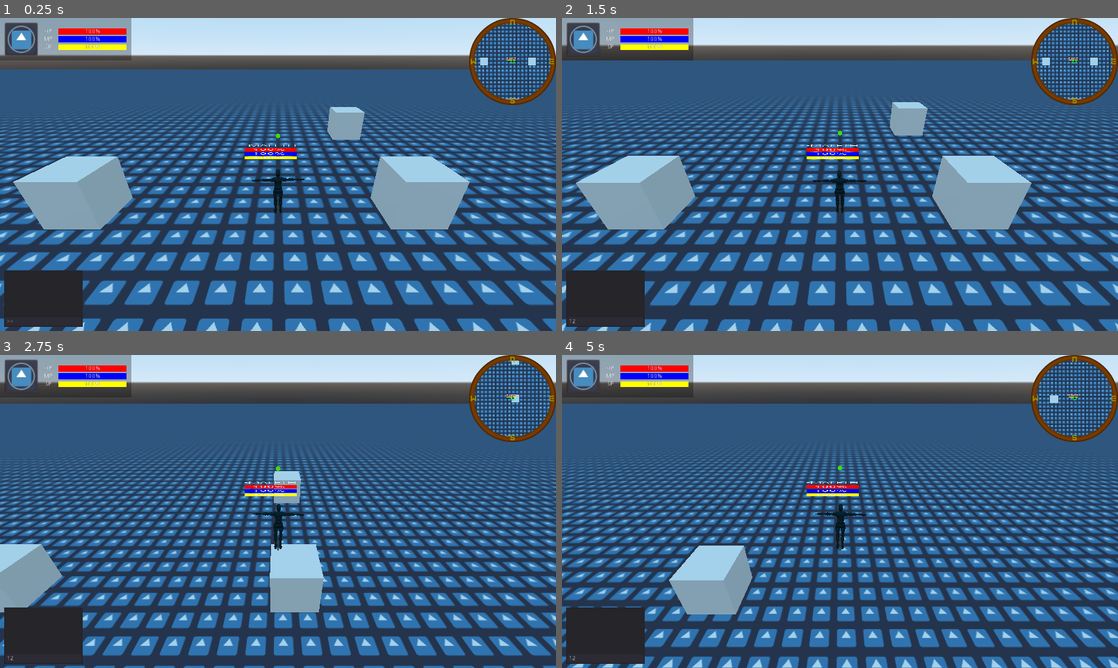
Above: before the commit, frames 1-4 (two rows, left to right).
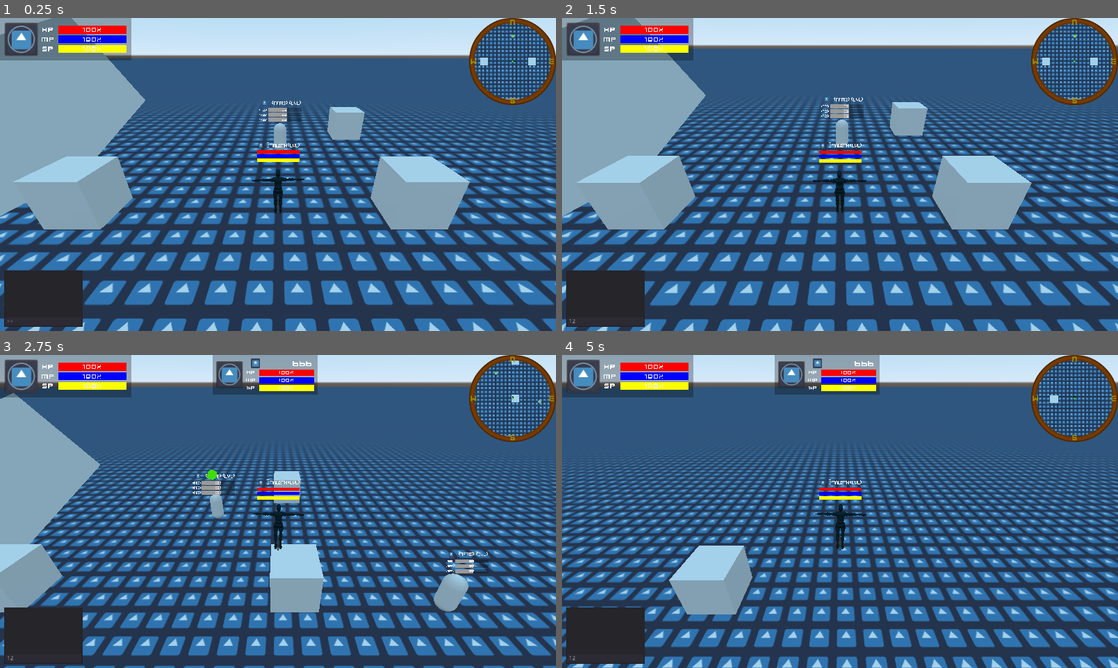
Above: after the commit, the same moments.

Repository: Emaleth/Aether_client
Game: Godot game, scene res://src/world/World.tscn
Same seed, same stepped clock (60 frames per second), same inputs: the game is played once before the commit and once after it. The engine's default icon, where the game draws it, is replaced by a stand-in: a white triangle on a blue panel in a dark square.
Inputs (mouse positions are in pixels of both pictures, inside the frame that each line leads up to):
- Up to frame 1 (0.25 s): no input
- Up to frame 2 (1.5 s): click (606, 321) at 0.52 s; type "12" at 0.6 s; click (584, 39) at 1.25 s
- Up to frame 3 (2.75 s): tap Enter at 2 s; move the mouse to (400, 495) at 2.02 s; hold D (move_right) from 2.03 s (still down); hold Middle mouse button (pan) from 2.03 s (still down); click (400, 495) at 2.17 s; tap Space (jump) at 2.27 s; tap Tab (next_target, bound only after the commit) at 2.3 s
- Up to frame 4 (5 s): move the mouse to (812, 511) at 2.77 s; release D (move_right) at 2.78 s; release Middle mouse button (pan) at 2.78 s; hold W (move_forward) 2.78-3.53 s; tap Tab (next_target, bound only after the commit) at 2.85, 3.8 s; tap Space (jump) at 3.02, 4.52 s; tap Middle mouse button (pan) at 3.05, 4.55 s; move the mouse to (895, 442) at 3.52 s; hold D (move_right) 3.53-4.28 s; hold Middle mouse button (pan) 3.53-4.28 s; move the mouse to (834, 517) at 4.27 s; hold W (move_forward) from 4.28 s (still down); right-click (834, 517) at 4.35 s; click (834, 517) at 4.42 s

The runs differ from the first frame. In frame 1, 12% of the frame differs, in the area x 0-100%, y 0-67%; in frame 2, 12%; in frame 3, 14%, in the area x 0-100%, y 0-82%; in frame 4, 7.1%.

Commit message:
tab targeting

Diff:
--- /dev/null
+++ b/assets/fonts/ContentUI.tres
@@ -0,0 +1,6 @@
+[gd_resource type="DynamicFont" load_steps=2 format=2]
+
+[ext_resource path="res://assets/fonts/Kenney Future.ttf" type="DynamicFontData" id=1]
+
+[resource]
+font_data = ExtResource( 1 )
--- /dev/null
+++ b/assets/fonts/TitleUI.tres
@@ -0,0 +1,6 @@
+[gd_resource type="DynamicFont" load_steps=2 format=2]
+
+[ext_resource path="res://assets/fonts/Kenney Space.ttf" type="DynamicFontData" id=1]
+
+[resource]
+font_data = ExtResource( 1 )
--- a/project.godot
+++ b/project.godot
@@ -154,6 +154,11 @@
 "events": [ Object(InputEventMouseButton,"resource_local_to_scene":false,"resource_name":"","device":0,"alt":false,"shi …(212 unchanged characters)…
  ]
 }
+next_target={
+"deadzone": 0.5,
+"events": [ Object(InputEventKey,"resource_local_to_scene":false,"resource_name":"","device":0,"alt":false,"shift":false,"control":false,"meta":false,"command":false,"pressed":false,"scancode":16777218,"unicode":0,"echo":false,"script":null)
+ ]
+}
 
 [locale]
 
--- a/src/actors/Actor.gd
+++ b/src/actors/Actor.gd
@@ -2,6 +2,7 @@
 
 enum STATE {IDLE, RUN, JUMP, FALL, DIE}
 
+var target_list = []
 var statistics : Dictionary = {
 	"name" : "",
 	"race" : "",
@@ -87,8 +88,8 @@
 var jumping = false
 var falling = false
 var rot_direction : int
-var gui : CanvasLayer
 var turn_speed : float = 3.0
+var target = null
 
 onready var gravity = ProjectSettings.get("physics/3d/default_gravity")
 onready var anim_player : AnimationPlayer
@@ -170,6 +171,9 @@
 	model = model.instance()
 	add_child(model)
 	model.rotate_y(deg2rad(180))
+	for i in model.get_children():
+		if i is MeshInstance:
+			hide_from_minimap_camera(i)
 	# CREATE BONE ATTACHMENT NODES
 	for i in equipment:
 		for s in equipment.get(i).bone:
@@ -195,5 +199,30 @@
 
 func equip_item(item) -> void:
 	equipment.mainhand.slot.add_child(item)
-	item.rotate_x(deg2rad(-90))
-	item.rotate_y(deg2rad(180))
+	item.rotate_x(deg2rad(-90)) # DEBUG SWORD SPECIFIC, NOT NEEDED OTHERWISE
+	item.rotate_y(deg2rad(180)) # DEBUG SWORD SPECIFIC, NOT NEEDED OTHERWISE
+	for i in item.get_children():
+		if i is MeshInstance:
+			hide_from_minimap_camera(i)
+
+func hide_from_minimap_camera(mesh):
+	mesh.set_layer_mask_bit(0, false)
+	mesh.set_layer_mask_bit(2, true)
+
+func show_indicator(yay_or_nay : bool):
+	for i in $TargetIndicator.get_children():
+		if i is MeshInstance:
+			if yay_or_nay == true:
+				i.set_layer_mask_bit(2, true)
+				$TargetIndicator.bounce()
+			else:
+				i.set_layer_mask_bit(2, false)
+				$TargetIndicator.halt()
+
+
+func _on_AttackArea_body_entered(body: Node) -> void:
+	pass
+
+
+func _on_AttackArea_body_exited(body: Node) -> void:
+	pass
--- a/src/actors/Actor.tscn
+++ b/src/actors/Actor.tscn
@@ -1,7 +1,6 @@
-[gd_scene load_steps=7 format=2]
+[gd_scene load_steps=6 format=2]
 
 [ext_resource path="res://src/actors/Actor.gd" type="Script" id=1]
-[ext_resource path="res://src/gui/w_minimap/MiniMapIndicator.tscn" type="PackedScene" id=2]
 [ext_resource path="res://src/gui/hud/NameResHud.tscn" type="PackedScene" id=3]
 [ext_resource path="res://src/gui/TargetIndicator.tscn" type="PackedScene" id=4]
 
@@ -9,6 +8,7 @@
 radius = 0.4
 
 [sub_resource type="SphereShape" id=2]
+radius = 10.0
 
 [node name="Actor" type="KinematicBody"]
 script = ExtResource( 1 )
@@ -17,9 +17,6 @@
 transform = Transform( 1, 0, 0, 0, -1.62921e-07, -1, 0, 1, -1.62921e-07, 0, 0.9, 0 )
 mesh = SubResource( 1 )
 material/0 = null
-
-[node name="MiniMapIndicator" parent="." instance=ExtResource( 2 )]
-transform = Transform( 1, 0, 0, 0, -1.62921e-07, 1, 0, -1, -1.62921e-07, 0, 11, 0 )
 
 [node name="AttackRay" type="RayCast" parent="."]
 enabled = true
@@ -35,3 +32,5 @@
 [node name="NameResHud" parent="." instance=ExtResource( 3 )]
 
 [node name="TargetIndicator" parent="." instance=ExtResource( 4 )]
+[connection signal="body_entered" from="AttackArea" to="." method="_on_AttackArea_body_entered"]
+[connection signal="body_exited" from="AttackArea" to="." method="_on_AttackArea_body_exited"]
--- a/src/actors/player/Player.gd
+++ b/src/actors/player/Player.gd
@@ -30,8 +30,27 @@
 	if Input.is_action_just_pressed("jump") and is_on_floor():
 		jumping = true
 
+	if Input.is_action_just_pressed("next_target"):
+		get_next_target()
+
 func _unhandled_input(event: InputEvent) -> void:
 	if Input.is_action_pressed("secondary_action"):
 		if event is InputEventMouseMotion:
 			if abs(event.relative.x) > .1:
 				rotate_y(-event.relative.x * 0.005)
+
+func get_next_target():
+	target_list = []
+	for i in $AttackArea.get_overlapping_bodies():
+		if i != self:
+			if i is KinematicBody:
+				target_list.append(i)
+				print(i)
+	var new_target = target_list.pop_front()
+	if new_target:
+		if target:
+			target.show_indicator(false)
+			$GUI.get_target_info(target, false)
+		target = new_target
+		target.show_indicator(true)
+		$GUI.get_target_info(target, true)
--- a/src/actors/player/Player.tscn
+++ b/src/actors/player/Player.tscn
@@ -16,9 +16,6 @@
 
 [sub_resource type="SpatialMaterial" id=4]
 albedo_color = Color( 0.901961, 0.305882, 0.878431, 1 )
-
-[sub_resource type="ViewportTexture" id=5]
-viewport_path = NodePath("Viewport")
 
 [node name="Player" instance=ExtResource( 1 )]
 script = ExtResource( 2 )
@@ -43,6 +40,3 @@
 [node name="MiniMapCameraRT" type="RemoteTransform" parent="." index="4"]
 transform = Transform( 1, 0, 0, 0, -1.62921e-07, 1, 0, -1, -1.62921e-07, 0, 20, 0 )
 update_scale = false
-
-[node name="NameResHud" parent="." index="8"]
-texture = SubResource( 5 )
--- a/src/camera/CameraRig.tscn
+++ b/src/camera/CameraRig.tscn
@@ -6,5 +6,7 @@
 script = ExtResource( 1 )
 
 [node name="Camera" type="Camera" parent="."]
+cull_mask = 1048573
 current = true
 near = 0.01
+far = 1000.0
--- a/src/gui/GUI.gd
+++ b/src/gui/GUI.gd
@@ -23,3 +23,16 @@
 	$Progress.stamina_bar.conf(tr("00010"), resources.stamina.maximum, resources.stamina.current, Color(1, 1, 0, 1))
 
 	minimap_camera_remote_transform.remote_path = $MiniMap/MarginContainer/ViewportContainer/Viewport/MiniMapCamera.get_path()
+
+func get_target_info(target, yay_or_nay):
+	if yay_or_nay == false:
+		$TargetProgress.hide()
+	else:
+		$TargetProgress.name_label.text = target.statistics.name
+		$TargetProgress.lvl_label.text = "666"
+#		$TargetProgress.class_texture.texture = load("res://icon.png")
+		$TargetProgress.target_stuff.show()
+		$TargetProgress.health_bar.conf(tr("00006"), target.resources.health.maximum, target.resources.health.current, Color(1, 0, 0, 1))
+		$TargetProgress.mana_bar.conf(tr("00008"), target.resources.mana.maximum, target.resources.mana.current, Color(0, 0, 1, 1))
+		$TargetProgress.stamina_bar.conf(tr("00010"), target.resources.stamina.maximum, target.resources.stamina.current, Color(1, 1, 0, 1))
+		$TargetProgress.show()
--- a/src/gui/GUI.tscn
+++ b/src/gui/GUI.tscn
@@ -47,3 +47,12 @@
 visible = false
 
 [node name="ChatBox" parent="." instance=ExtResource( 4 )]
+
+[node name="TargetProgress" parent="." instance=ExtResource( 2 )]
+visible = false
+anchor_left = 0.5
+anchor_right = 0.5
+margin_left = -151.0
+margin_right = 151.0
+margin_bottom = 98.0
+rect_scale = Vector2( 0.8, 0.8 )
--- a/src/gui/TargetIndicator.gd
+++ b/src/gui/TargetIndicator.gd
@@ -13,11 +13,14 @@
 
 func _ready() -> void:
 	type = "enemy"
-	target_indicator.transform.origin.y = 3
-	bounce()
+	target_indicator.transform.origin.y = 3.3
 
 func bounce():
 	tween.remove_all()
-	tween.interpolate_property(target_indicator, "transform:origin:y", 3, 3.3, 1, Tween.TRANS_SINE, Tween.EASE_OUT)
-	tween.interpolate_property(target_indicator, "transform:origin:y", 3.3, 3, 1, Tween.TRANS_QUAD, Tween.EASE_IN, 1)
+	tween.interpolate_property(target_indicator, "transform:origin:y", 3.3, 3, 0.7, Tween.TRANS_QUAD, Tween.EASE_IN)
+	tween.interpolate_property(target_indicator, "transform:origin:y", 3, 3.3, 1, Tween.TRANS_SINE, Tween.EASE_OUT, 0.7)
 	tween.start()
+
+func halt():
+	tween.stop_all()
+	target_indicator.transform.origin.y = 3.3
--- a/src/gui/TargetIndicator.tscn
+++ b/src/gui/TargetIndicator.tscn
@@ -3,10 +3,11 @@
 [ext_resource path="res://src/gui/TargetIndicator.gd" type="Script" id=1]
 
 [sub_resource type="CubeMesh" id=1]
-size = Vector3( 0.1, 0.1, 0.1 )
+size = Vector3( 0.03, 0.03, 0.03 )
 
 [sub_resource type="SpatialMaterial" id=2]
 flags_unshaded = true
+flags_fixed_size = true
 albedo_color = Color( 0.247059, 0.866667, 0.0470588, 1 )
 
 [node name="Spatial" type="Spatial"]
@@ -14,6 +15,7 @@
 
 [node name="TargetIndicator" type="MeshInstance" parent="."]
 transform = Transform( 0.707107, 0.707107, 0, -0.579228, 0.579228, -0.573576, -0.40558, 0.40558, 0.819152, 0, 3, 0 )
+layers = 2
 mesh = SubResource( 1 )
 material/0 = SubResource( 2 )
 
--- a/src/gui/hud/NameResHud.gd
+++ b/src/gui/hud/NameResHud.gd
@@ -1,9 +1,11 @@
 extends Spatial
 
-onready var name_label = $Quat/Viewport/vbox/Name
-onready var health_bar = $Quat/Viewport/vbox/Heatlh
-onready var mana_bar = $Quat/Viewport/vbox/Mana
-onready var stamina_bar = $Quat/Viewport/vbox/Stamina
+onready var name_label = $Quat/Viewport/vbox/HBoxContainer/Name
+onready var level_label = $Quat/Viewport/vbox/HBoxContainer/Lvl
+onready var class_label = $Quat/Viewport/vbox/HBoxContainer/Class
+onready var health_bar = $Quat/Viewport/vbox/MarginContainer/VBoxContainer/Heatlh
+onready var mana_bar = $Quat/Viewport/vbox/MarginContainer/VBoxContainer/Mana
+onready var stamina_bar = $Quat/Viewport/vbox/MarginContainer/VBoxContainer/Stamina
 
 
 func _ready() -> void:
@@ -16,6 +18,10 @@
 	mana_bar.conf(tr("00008"), resources.mana.maximum, resources.mana.current, Color(0, 0, 1, 1))
 	stamina_bar.conf(tr("00010"), resources.stamina.maximum, resources.stamina.current, Color(1, 1, 0, 1))
 
+	health_bar.get_node("ProgressBar").percent_visible = false
+	mana_bar.get_node("ProgressBar").percent_visible = false
+	stamina_bar.get_node("ProgressBar").percent_visible = false
+
 	health_bar.get_node("Label").hide()
 	mana_bar.get_node("Label").hide()
 	stamina_bar.get_node("Label").hide()
--- a/src/gui/hud/NameResHud.tscn
+++ b/src/gui/hud/NameResHud.tscn
@@ -1,12 +1,14 @@
-[gd_scene load_steps=5 format=2]
+[gd_scene load_steps=7 format=2]
 
 [ext_resource path="res://src/gui/w_base/resource_bar/ResourceBar.tscn" type="PackedScene" id=1]
 [ext_resource path="res://src/gui/hud/NameResHud.gd" type="Script" id=2]
+[ext_resource path="res://assets/fonts/TitleUI.tres" type="DynamicFont" id=3]
+[ext_resource path="res://icon.png" type="Texture" id=4]
 
 [sub_resource type="QuadMesh" id=1]
-size = Vector2( 0.3, 0.2 )
+size = Vector2( 0.2, 0.1 )
 
-[sub_resource type="SpatialMaterial" id=3]
+[sub_resource type="SpatialMaterial" id=2]
 resource_local_to_scene = true
 flags_transparent = true
 flags_unshaded = true
@@ -18,12 +20,13 @@
 script = ExtResource( 2 )
 
 [node name="Quat" type="MeshInstance" parent="."]
-transform = Transform( 1, 0, 0, 0, 1, 0, 0, 0, 1, 0, 2, 0 )
+transform = Transform( 1, 0, 0, 0, 1, 0, 0, 0, 1, 0, 2.5, 0 )
+layers = 4
 mesh = SubResource( 1 )
-material/0 = SubResource( 3 )
+material/0 = SubResource( 2 )
 
 [node name="Viewport" type="Viewport" parent="Quat"]
-size = Vector2( 72, 200 )
+size = Vector2( 300, 100 )
 transparent_bg = true
 handle_input_locally = false
 disable_3d = true
@@ -32,8 +35,8 @@
 gui_disable_input = true
 
 [node name="vbox" type="VBoxContainer" parent="Quat/Viewport"]
-margin_right = 53.0
-margin_bottom = 68.0
+margin_right = 300.0
+margin_bottom = 100.0
 grow_horizontal = 2
 grow_vertical = 2
 alignment = 1
@@ -41,37 +44,78 @@
 "_edit_use_anchors_": false
 }
 
-[node name="Name" type="Label" parent="Quat/Viewport/vbox"]
-margin_right = 132.0
-margin_bottom = 14.0
+[node name="HBoxContainer" type="HBoxContainer" parent="Quat/Viewport/vbox"]
+margin_right = 300.0
+margin_bottom = 27.0
+size_flags_horizontal = 3
+alignment = 1
+
+[node name="Class" type="TextureRect" parent="Quat/Viewport/vbox/HBoxContainer"]
+margin_right = 91.0
+margin_bottom = 27.0
 size_flags_horizontal = 3
 size_flags_vertical = 3
-size_flags_stretch_ratio = 3.0
+texture = ExtResource( 4 )
+expand = true
+stretch_mode = 6
+
+[node name="Name" type="Label" parent="Quat/Viewport/vbox/HBoxContainer"]
+margin_left = 95.0
+margin_right = 204.0
+margin_bottom = 27.0
+size_flags_horizontal = 3
+size_flags_vertical = 3
+custom_fonts/font = ExtResource( 3 )
 text = "<name>"
 align = 1
 valign = 1
-uppercase = true
 
-[node name="Heatlh" parent="Quat/Viewport/vbox" instance=ExtResource( 1 )]
-margin_top = 18.0
-margin_right = 132.0
-margin_bottom = 32.0
+[node name="Lvl" type="Label" parent="Quat/Viewport/vbox/HBoxContainer"]
+margin_left = 208.0
+margin_right = 300.0
+margin_bottom = 27.0
 size_flags_horizontal = 3
-size_flags_vertical = 4
-size_flags_stretch_ratio = 0.5
+size_flags_vertical = 3
+custom_fonts/font = ExtResource( 3 )
+text = "<lvl>"
+align = 1
+valign = 1
 
-[node name="Mana" parent="Quat/Viewport/vbox" instance=ExtResource( 1 )]
-margin_top = 36.0
-margin_right = 132.0
-margin_bottom = 50.0
+[node name="MarginContainer" type="MarginContainer" parent="Quat/Viewport/vbox"]
+margin_top = 31.0
+margin_right = 300.0
+margin_bottom = 145.0
 size_flags_horizontal = 3
-size_flags_vertical = 4
-size_flags_stretch_ratio = 0.5
+size_flags_vertical = 3
+custom_constants/margin_right = 5
+custom_constants/margin_top = 5
+custom_constants/margin_left = 10
+custom_constants/margin_bottom = 10
 
-[node name="Stamina" parent="Quat/Viewport/vbox" instance=ExtResource( 1 )]
-margin_top = 54.0
-margin_right = 132.0
-margin_bottom = 68.0
+[node name="VBoxContainer" type="VBoxContainer" parent="Quat/Viewport/vbox/MarginContainer"]
+margin_left = 10.0
+margin_top = 5.0
+margin_right = 295.0
+margin_bottom = 104.0
 size_flags_horizontal = 3
-size_flags_vertical = 4
-size_flags_stretch_ratio = 0.5
+size_flags_vertical = 3
+
+[node name="Heatlh" parent="Quat/Viewport/vbox/MarginContainer/VBoxContainer" instance=ExtResource( 1 )]
+margin_right = 285.0
+margin_bottom = 30.0
+size_flags_horizontal = 3
+size_flags_vertical = 3
+
+[node name="Mana" parent="Quat/Viewport/vbox/MarginContainer/VBoxContainer" instance=ExtResource( 1 )]
+margin_top = 34.0
+margin_right = 285.0
+margin_bottom = 64.0
+size_flags_horizontal = 3
+size_flags_vertical = 3
+
+[node name="Stamina" parent="Quat/Viewport/vbox/MarginContainer/VBoxContainer" instance=ExtResource( 1 )]
+margin_top = 68.0
+margin_right = 285.0
+margin_bottom = 99.0
+size_flags_horizontal = 3
+size_flags_vertical = 3
--- a/src/gui/w_base/portret/Portrait.tscn
+++ b/src/gui/w_base/portret/Portrait.tscn
@@ -5,10 +5,11 @@
 [ext_resource path="res://src/gui/w_base/portret/Portrait.gd" type="Script" id=3]
 
 [node name="Portrait" type="PanelContainer"]
-margin_left = 2.0
-margin_right = 80.0
+margin_right = 78.0
 margin_bottom = 78.0
 mouse_filter = 2
+size_flags_horizontal = 4
+size_flags_vertical = 4
 script = ExtResource( 3 )
 __meta__ = {
 "_edit_use_anchors_": false
@@ -19,7 +20,10 @@
 margin_top = 7.0
 margin_right = 71.0
 margin_bottom = 71.0
+size_flags_horizontal = 3
+size_flags_vertical = 3
 texture_normal = ExtResource( 2 )
+stretch_mode = 4
 
 [node name="Border" type="TextureRect" parent="."]
 margin_left = 7.0
@@ -27,9 +31,11 @@
 margin_right = 71.0
 margin_bottom = 71.0
 mouse_filter = 2
+size_flags_horizontal = 3
+size_flags_vertical = 3
 texture = ExtResource( 1 )
 expand = true
-stretch_mode = 1
+stretch_mode = 5
 __meta__ = {
 "_edit_use_anchors_": false
 }
--- a/src/gui/w_base/resource_bar/ResourceBar.tscn
+++ b/src/gui/w_base/resource_bar/ResourceBar.tscn
@@ -1,6 +1,7 @@
-[gd_scene load_steps=4 format=2]
+[gd_scene load_steps=5 format=2]
 
 [ext_resource path="res://src/gui/w_base/resource_bar/ResourceBar.gd" type="Script" id=1]
+[ext_resource path="res://assets/fonts/ContentUI.tres" type="DynamicFont" id=2]
 
 [sub_resource type="StyleBoxFlat" id=1]
 
@@ -16,16 +17,17 @@
 }
 
 [node name="Label" type="Label" parent="."]
-margin_right = 44.0
+margin_right = 57.0
 margin_bottom = 40.0
 size_flags_horizontal = 3
 size_flags_vertical = 3
+custom_fonts/font = ExtResource( 2 )
 text = "<res>"
 align = 1
 valign = 1
 
 [node name="ProgressBar" type="ProgressBar" parent="."]
-margin_left = 48.0
+margin_left = 61.0
 margin_right = 227.0
 margin_bottom = 40.0
 size_flags_horizontal = 3
@@ -33,6 +35,7 @@
 size_flags_stretch_ratio = 4.0
 custom_styles/fg = SubResource( 1 )
 custom_styles/bg = SubResource( 2 )
+custom_fonts/font = ExtResource( 2 )
 value = 56.0
 
 [node name="Tween" type="Tween" parent="."]
--- a/src/gui/w_minimap/MiniMap.tscn
+++ b/src/gui/w_minimap/MiniMap.tscn
@@ -49,6 +49,7 @@
 render_target_update_mode = 3
 
 [node name="MiniMapCamera" type="Camera" parent="MarginContainer/ViewportContainer/Viewport"]
+cull_mask = 1048571
 projection = 1
 size = 20.0
 
--- a/src/gui/w_minimap/MiniMapIndicator.tscn
+++ b/src/gui/w_minimap/MiniMapIndicator.tscn
@@ -14,5 +14,6 @@
 
 [node name="MiniMapIndicator" type="MeshInstance"]
 transform = Transform( 1, 0, 0, 0, -1.62921e-07, 1, 0, -1, -1.62921e-07, 0, 10, 0 )
+layers = 2
 mesh = SubResource( 1 )
 material/0 = SubResource( 2 )
--- a/src/gui/w_progress/Progress.gd
+++ b/src/gui/w_progress/Progress.gd
@@ -3,3 +3,7 @@
 onready var health_bar = $MarginContainer/HBoxContainer/VBoxContainer/Health
 onready var mana_bar = $MarginContainer/HBoxContainer/VBoxContainer/Mana
 onready var stamina_bar = $MarginContainer/HBoxContainer/VBoxContainer/Stamina
+onready var name_label = $MarginContainer/HBoxContainer/VBoxContainer/TargetStuff/Name
+onready var lvl_label = $MarginContainer/HBoxContainer/VBoxContainer/TargetStuff/Lvl
+onready var class_texture = $MarginContainer/HBoxContainer/VBoxContainer/TargetStuff/Class
+onready var target_stuff = $MarginContainer/HBoxContainer/VBoxContainer/TargetStuff
--- a/src/gui/w_progress/Progress.tscn
+++ b/src/gui/w_progress/Progress.tscn
@@ -1,8 +1,10 @@
-[gd_scene load_steps=5 format=2]
+[gd_scene load_steps=7 format=2]
 
 [ext_resource path="res://src/gui/w_base/portret/Portrait.tscn" type="PackedScene" id=1]
 [ext_resource path="res://src/gui/w_progress/Progress.gd" type="Script" id=2]
 [ext_resource path="res://src/gui/w_base/resource_bar/ResourceBar.tscn" type="PackedScene" id=3]
+[ext_resource path="res://assets/fonts/TitleUI.tres" type="DynamicFont" id=4]
+[ext_resource path="res://icon.png" type="Texture" id=5]
 
 [sub_resource type="StyleBoxFlat" id=1]
 bg_color = Color( 0, 0, 0, 0.282353 )
@@ -17,8 +19,8 @@
 }
 
 [node name="MarginContainer" type="MarginContainer" parent="."]
-margin_right = 302.0
-margin_bottom = 98.0
+margin_right = 366.0
+margin_bottom = 150.0
 custom_constants/margin_right = 10
 custom_constants/margin_top = 10
 custom_constants/margin_left = 10
@@ -29,9 +31,9 @@
 
 [node name="HBoxContainer" type="HBoxContainer" parent="MarginContainer"]
 margin_left = 10.0
-margin_top = 10.0
-margin_right = 292.0
-margin_bottom = 88.0
+margin_top = 36.0
+margin_right = 356.0
+margin_bottom = 114.0
 size_flags_vertical = 4
 alignment = 1
 __meta__ = {
@@ -39,27 +41,74 @@
 }
 
 [node name="Portrait" parent="MarginContainer/HBoxContainer" instance=ExtResource( 1 )]
-margin_left = 0.0
-margin_right = 78.0
 
 [node name="VBoxContainer" type="VBoxContainer" parent="MarginContainer/HBoxContainer"]
 margin_left = 82.0
-margin_top = 14.0
-margin_right = 282.0
-margin_bottom = 64.0
+margin_top = 8.0
+margin_right = 346.0
+margin_bottom = 70.0
 rect_min_size = Vector2( 200, 50 )
+size_flags_horizontal = 3
 size_flags_vertical = 4
+alignment = 1
+
+[node name="TargetStuff" type="HBoxContainer" parent="MarginContainer/HBoxContainer/VBoxContainer"]
+visible = false
+margin_right = 264.0
+margin_bottom = 27.0
+grow_horizontal = 2
+grow_vertical = 2
+size_flags_horizontal = 3
+size_flags_vertical = 3
+alignment = 1
+
+[node name="Class" type="TextureRect" parent="MarginContainer/HBoxContainer/VBoxContainer/TargetStuff"]
+margin_right = 64.0
+margin_bottom = 27.0
+grow_horizontal = 2
+grow_vertical = 2
+rect_min_size = Vector2( 27, 27 )
+size_flags_horizontal = 3
+size_flags_vertical = 3
+texture = ExtResource( 5 )
+expand = true
+stretch_mode = 6
+
+[node name="Name" type="Label" parent="MarginContainer/HBoxContainer/VBoxContainer/TargetStuff"]
+margin_left = 68.0
+margin_right = 177.0
+margin_bottom = 27.0
+grow_horizontal = 2
+grow_vertical = 2
+size_flags_horizontal = 3
+size_flags_vertical = 3
+custom_fonts/font = ExtResource( 4 )
+text = "<name>"
+align = 1
+valign = 1
+
+[node name="Lvl" type="Label" parent="MarginContainer/HBoxContainer/VBoxContainer/TargetStuff"]
+margin_left = 181.0
+margin_right = 264.0
+margin_bottom = 27.0
+grow_horizontal = 2
+grow_vertical = 2
+size_flags_horizontal = 3
+size_flags_vertical = 3
+custom_fonts/font = ExtResource( 4 )
+text = "<lvl>"
+align = 1
+valign = 1
 
 [node name="Health" parent="MarginContainer/HBoxContainer/VBoxContainer" instance=ExtResource( 3 )]
-margin_right = 200.0
-margin_bottom = 14.0
+margin_right = 264.0
+margin_bottom = 18.0
 
 [node name="Mana" parent="MarginContainer/HBoxContainer/VBoxContainer" instance=ExtResource( 3 )]
-margin_top = 18.0
-margin_right = 200.0
-margin_bottom = 32.0
+margin_top = 22.0
+margin_right = 264.0
 
 [node name="Stamina" parent="MarginContainer/HBoxContainer/VBoxContainer" instance=ExtResource( 3 )]
-margin_top = 36.0
-margin_right = 200.0
-margin_bottom = 50.0
+margin_top = 44.0
+margin_right = 264.0
+margin_bottom = 62.0
--- a/src/world/World.tscn
+++ b/src/world/World.tscn
@@ -1,7 +1,8 @@
-[gd_scene load_steps=8 format=2]
+[gd_scene load_steps=10 format=2]
 
 [ext_resource path="res://src/actors/player/Player.tscn" type="PackedScene" id=1]
 [ext_resource path="res://icon.png" type="Texture" id=2]
+[ext_resource path="res://src/actors/Actor.tscn" type="PackedScene" id=3]
 
 [sub_resource type="SpatialMaterial" id=1]
 albedo_texture = ExtResource( 2 )
@@ -18,6 +19,8 @@
 data = PoolVector3Array( -1, 1, 1, 1, 1, 1, -1, -1, 1, 1, 1, 1, 1, -1, 1, -1, -1, 1, 1, 1, -1, -1, 1, -1, 1, -1, -1, -1 …(284 unchanged characters)…
 
 [sub_resource type="CubeMesh" id=5]
+
+[sub_resource type="SphereShape" id=6]
 
 [node name="World" type="Spatial"]
 
@@ -41,7 +44,16 @@
 shape = SubResource( 4 )
 
 [node name="test" type="MeshInstance" parent="test"]
-transform = Transform( 1, 0, 0, 0, 1, 0, 0, 0, 1, 12.2981, -1.19209e-07, 0 )
+mesh = SubResource( 5 )
+material/0 = null
+
+[node name="test2" type="StaticBody" parent="."]
+transform = Transform( 4.1325, -1.15235, 0, 1.64112, 2.63718, -2.42561, 0.519774, 0.835247, 7.65854, -15.5181, 0.999998, -2.87659 )
+
+[node name="CollisionShape" type="CollisionShape" parent="test2"]
+shape = SubResource( 4 )
+
+[node name="test" type="MeshInstance" parent="test2"]
 mesh = SubResource( 5 )
 material/0 = null
 
@@ -52,7 +64,6 @@
 shape = SubResource( 4 )
 
 [node name="t-rex" type="MeshInstance" parent="t-rex"]
-transform = Transform( 1, 0, 0, 0, 1, 0, 0, 0, 1, -12.2981, 1.19209e-07, 0 )
 mesh = SubResource( 5 )
 material/0 = null
 
@@ -75,3 +86,21 @@
 [node name="dog" type="MeshInstance" parent="dog2"]
 mesh = SubResource( 5 )
 material/0 = null
+
+[node name="Actor" parent="." instance=ExtResource( 3 )]
+transform = Transform( 1, 0, 0, 0, 1, 0, 0, 0, 1, 0.11991, 0, -6.53175 )
+
+[node name="CollisionShape" type="CollisionShape" parent="Actor"]
+shape = SubResource( 6 )
+
+[node name="Actor2" parent="." instance=ExtResource( 3 )]
+transform = Transform( 1, 0, 0, 0, 1, 0, 0, 0, 1, 11.2824, 0, 0.74287 )
+
+[node name="CollisionShape" type="CollisionShape" parent="Actor2"]
+shape = SubResource( 6 )
+
+[node name="Actor3" parent="." instance=ExtResource( 3 )]
+transform = Transform( 1, 0, 0, 0, 1, 0, 0, 0, 1, 10.7218, 0, 11.9244 )
+
+[node name="CollisionShape" type="CollisionShape" parent="Actor3"]
+shape = SubResource( 6 )
Binary file added: assets/fonts/Kenney Future.ttf
Binary file added: assets/fonts/Kenney Space.ttf
Not shown: 1 places in src/actors/player/Player.tscn that only renumber resources
